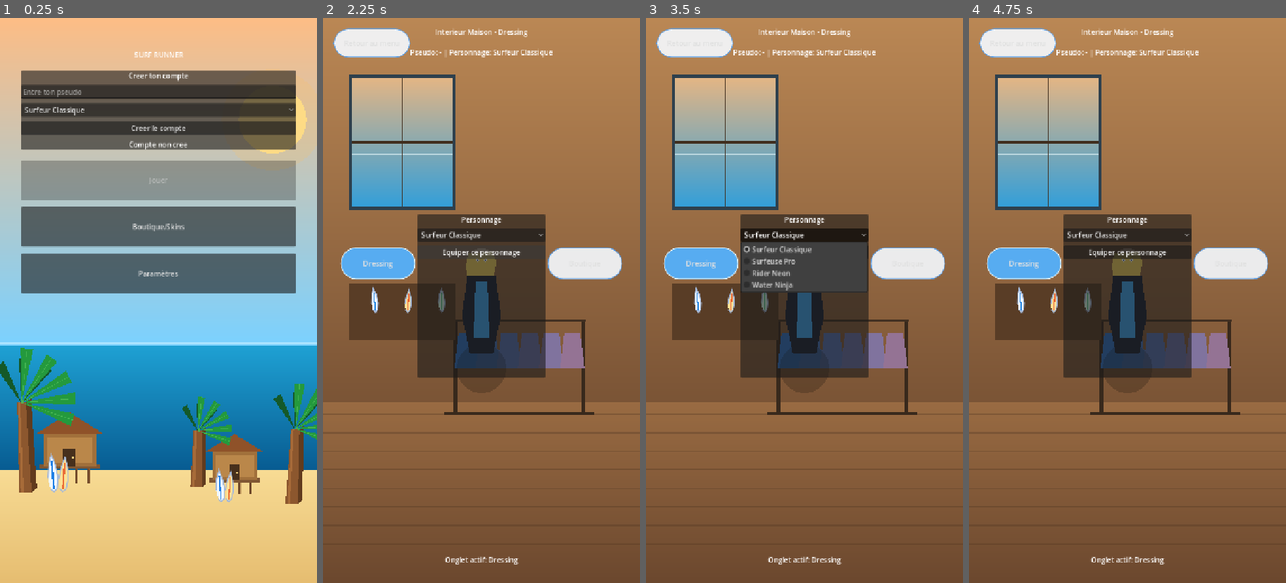
Above: before the commit, frames 1-4 (left to right).
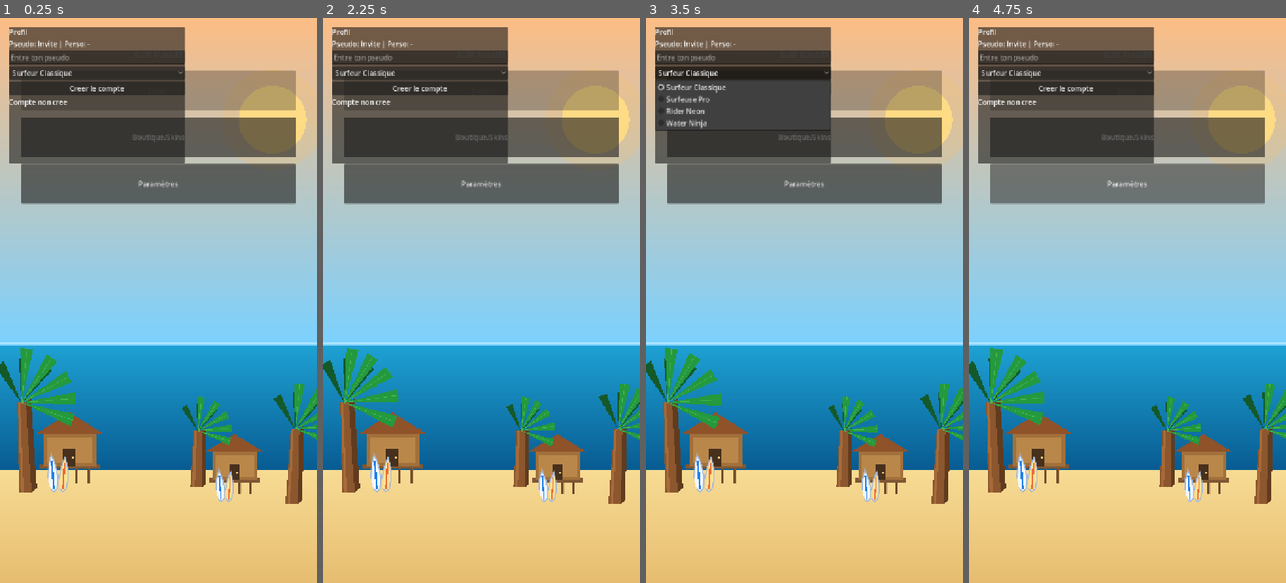
Above: after the commit, the same moments.

Repository: ClemL06/SurfGame
Game: Godot game, scene res://scenes/ui/MainMenu.tscn
The game is run twice, just before and just after one commit, with the same random seed, the same clock (stepped at 60 frames per second) and the same inputs.
Inputs (mouse positions are in pixels of both pictures, inside the frame that each line leads up to):
- Up to frame 1 (0.25 s): no input
- Up to frame 2 (2.25 s): click "Surfeur Classique" at 0.5 s; click "Creer le compte" at 1.25 s; click "Boutique/Skins" at 2 s
- Up to frame 3 (3.5 s): click "Surfeur Classique" at 2.75 s
- Up to frame 4 (4.75 s): click (1127, 249) at 3.5 s, where only the run before the commit has a clickable "Equiper ce personnage"; click (1127, 181) at 4.25 s, where only the run after the commit has a clickable "Paramètres"

The runs differ from the first frame. In frame 1, 33% of the frame differs, in the area x 2-94%, y 1-49%; in frame 2, 97%, in the area x 0-100%, y 0-100%; in frame 3, 97%; in frame 4, 97%.

Commit message:
coin + profil

Diff:
--- a/nouveau-projet-de-jeu/scenes/ui/MainMenu.tscn
+++ b/nouveau-projet-de-jeu/scenes/ui/MainMenu.tscn
@@ -35,39 +35,6 @@
 [node name="Title" type="Label" parent="SafeArea/Margin/VBox"]
 layout_mode = 2
 text = "SURF RUNNER"
-horizontal_alignment = 1
-
-[node name="AccountPanel" type="PanelContainer" parent="SafeArea/Margin/VBox"]
-layout_mode = 2
-size_flags_horizontal = 3
-
-[node name="AccountVBox" type="VBoxContainer" parent="SafeArea/Margin/VBox/AccountPanel"]
-layout_mode = 2
-theme_override_constants/separation = 10
-
-[node name="AccountTitle" type="Label" parent="SafeArea/Margin/VBox/AccountPanel/AccountVBox"]
-layout_mode = 2
-text = "Creer ton compte"
-horizontal_alignment = 1
-
-[node name="PseudoInput" type="LineEdit" parent="SafeArea/Margin/VBox/AccountPanel/AccountVBox"]
-unique_name_in_owner = true
-layout_mode = 2
-placeholder_text = "Entre ton pseudo"
-
-[node name="CharacterOption" type="OptionButton" parent="SafeArea/Margin/VBox/AccountPanel/AccountVBox"]
-unique_name_in_owner = true
-layout_mode = 2
-
-[node name="CreateAccountButton" type="Button" parent="SafeArea/Margin/VBox/AccountPanel/AccountVBox"]
-unique_name_in_owner = true
-layout_mode = 2
-text = "Creer le compte"
-
-[node name="AccountStatus" type="Label" parent="SafeArea/Margin/VBox/AccountPanel/AccountVBox"]
-unique_name_in_owner = true
-layout_mode = 2
-text = "Compte non cree"
 horizontal_alignment = 1
 
 [node name="Buttons" type="VBoxContainer" parent="SafeArea/Margin/VBox"]
@@ -117,3 +84,43 @@
 offset_bottom = 1140.0
 flat = true
 text = ""
+
+[node name="ProfilePanel" type="PanelContainer" parent="."]
+layout_mode = 1
+anchors_preset = 0
+offset_left = 20.0
+offset_top = 20.0
+offset_right = 420.0
+offset_bottom = 330.0
+
+[node name="ProfileVBox" type="VBoxContainer" parent="ProfilePanel"]
+layout_mode = 2
+theme_override_constants/separation = 4
+
+[node name="ProfileTitleLabel" type="Label" parent="ProfilePanel/ProfileVBox"]
+layout_mode = 2
+text = "Profil"
+
+[node name="ProfileInfoLabel" type="Label" parent="ProfilePanel/ProfileVBox"]
+unique_name_in_owner = true
+layout_mode = 2
+text = "Pseudo: - | Perso: -"
+
+[node name="PseudoInput" type="LineEdit" parent="ProfilePanel/ProfileVBox"]
+unique_name_in_owner = true
+layout_mode = 2
+placeholder_text = "Entre ton pseudo"
+
+[node name="CharacterOption" type="OptionButton" parent="ProfilePanel/ProfileVBox"]
+unique_name_in_owner = true
+layout_mode = 2
+
+[node name="CreateAccountButton" type="Button" parent="ProfilePanel/ProfileVBox"]
+unique_name_in_owner = true
+layout_mode = 2
+text = "Creer le compte"
+
+[node name="AccountStatus" type="Label" parent="ProfilePanel/ProfileVBox"]
+unique_name_in_owner = true
+layout_mode = 2
+text = "Compte non cree"
--- a/nouveau-projet-de-jeu/scripts/game/game_level.gd
+++ b/nouveau-projet-de-jeu/scripts/game/game_level.gd
@@ -10,10 +10,12 @@
 var obstacles: Array[Dictionary] = []
 var obstacle_spawn_timer: float = 0.0
 var obstacle_spawn_interval: float = 1.5
+var coins: Array[Dictionary] = []
+var coin_spawn_timer: float = 0.0
+var coin_spawn_interval: float = 1.2
 var xp: int = 0
 var surfcoin: int = 0
 var xp_timer: float = 0.0
-var surfcoin_timer: float = 0.0
 
 var hud: HUD
 var pause_menu: PauseMenu
@@ -54,7 +56,9 @@
 
 	_update_surfer_controls(delta)
 	_update_obstacles(delta)
+	_update_coins(delta)
 	_check_obstacle_collisions()
+	_collect_coins()
 	_update_rewards(delta)
 
 	# Score simple (temps). Toi peut remplacer par distance plus tard.
@@ -67,12 +71,6 @@
 		xp_timer -= 10.0
 		xp += 1
 		hud.set_xp(xp)
-
-	surfcoin_timer += delta
-	while surfcoin_timer >= 3.0:
-		surfcoin_timer -= 3.0
-		surfcoin += 1
-		hud.set_surfcoin(surfcoin)
 
 func _draw() -> void:
 	var size: Vector2 = get_viewport_rect().size
@@ -109,6 +107,7 @@
 	var board_angle := (surfer_velocity.x / surfer_speed) * 0.25 + sin(surf_time * 1.7) * 0.05
 	_draw_surfer(surfer_position + surfer_bob, board_angle)
 	_draw_obstacles()
+	_draw_coins()
 
 func _update_surfer_controls(delta: float) -> void:
 	var size := get_viewport_rect().size
@@ -141,6 +140,37 @@
 	obstacles = obstacles.filter(func(obstacle: Dictionary) -> bool:
 		return obstacle["position"].x > -140.0
 	)
+
+func _update_coins(delta: float) -> void:
+	var size := get_viewport_rect().size
+	coin_spawn_timer += delta
+	if coin_spawn_timer >= coin_spawn_interval:
+		coin_spawn_timer = 0.0
+		_spawn_coin(size)
+		coin_spawn_interval = randf_range(0.9, 1.6)
+
+	for coin in coins:
+		var pos: Vector2 = coin["position"]
+		pos.x -= coin["speed"] * delta
+		pos.y += sin(surf_time * coin["bob_speed"] + coin["phase"]) * coin["bob_amp"] * delta
+		coin["position"] = pos
+
+	coins = coins.filter(func(coin: Dictionary) -> bool:
+		return coin["position"].x > -90.0
+	)
+
+func _spawn_coin(size: Vector2) -> void:
+	var water_min_y := size.y * 0.50
+	var water_max_y := size.y * 0.84
+	var pos := Vector2(size.x + randf_range(80.0, 220.0), randf_range(water_min_y, water_max_y))
+	coins.append({
+		"position": pos,
+		"radius": 14.0,
+		"speed": randf_range(185.0, 285.0),
+		"phase": randf() * TAU,
+		"bob_amp": randf_range(10.0, 24.0),
+		"bob_speed": randf_range(2.2, 4.1)
+	})
 
 func _spawn_obstacle(size: Vector2) -> void:
 	var obstacle_type := "shark" if randf() < 0.45 else "jellyfish"
@@ -177,6 +207,16 @@
 		else:
 			_draw_jellyfish(pos)
 
+func _draw_coins() -> void:
+	for coin in coins:
+		_draw_coin(coin["position"])
+
+func _draw_coin(pos: Vector2) -> void:
+	draw_circle(pos, 14.0, Color(0.96, 0.76, 0.18))
+	draw_circle(pos, 10.5, Color(0.99, 0.88, 0.31))
+	draw_circle(pos + Vector2(-3.0, -3.0), 4.0, Color(1.0, 0.95, 0.55, 0.65))
+	draw_string(ThemeDB.fallback_font, pos + Vector2(-10.0, 5.0), "SC", HORIZONTAL_ALIGNMENT_LEFT, -1.0, 14, Color(0.55, 0.34, 0.07))
+
 func _draw_shark(pos: Vector2) -> void:
 	var body := PackedVector2Array([
 		pos + Vector2(-42.0, 0.0),
@@ -231,6 +271,36 @@
 		if hits_surfer or hits_board:
 			player_died()
 			return
+
+func _collect_coins() -> void:
+	var surfer_collision_center := surfer_position + Vector2(0.0, -16.0)
+	var surfer_radius := 20.0
+
+	var board_angle := (surfer_velocity.x / surfer_speed) * 0.25 + sin(surf_time * 1.7) * 0.05
+	var board_center := surfer_position + Vector2(0.0, 40.0)
+	var board_half_length := 86.0
+	var board_thickness_radius := 9.0
+	var board_axis := Vector2(cos(board_angle), sin(board_angle))
+	var board_start := board_center - board_axis * board_half_length
+	var board_end := board_center + board_axis * board_half_length
+
+	var collected_count: int = 0
+	var remaining: Array[Dictionary] = []
+	for coin in coins:
+		var coin_pos: Vector2 = coin["position"]
+		var coin_radius: float = coin["radius"]
+		var hits_surfer := surfer_collision_center.distance_to(coin_pos) <= (surfer_radius + coin_radius)
+		var coin_to_board := _distance_point_to_segment(coin_pos, board_start, board_end)
+		var hits_board := coin_to_board <= (board_thickness_radius + coin_radius)
+		if hits_surfer or hits_board:
+			collected_count += 1
+		else:
+			remaining.append(coin)
+
+	if collected_count > 0:
+		surfcoin += collected_count
+		hud.set_surfcoin(surfcoin)
+	coins = remaining
 
 func _distance_point_to_segment(point: Vector2, a: Vector2, b: Vector2) -> float:
 	var ab := b - a
--- a/nouveau-projet-de-jeu/scripts/ui/main_menu.gd
+++ b/nouveau-projet-de-jeu/scripts/ui/main_menu.gd
@@ -9,6 +9,7 @@
 @onready var account_status: Label = %AccountStatus
 @onready var left_house_button: Button = %LeftHouseButton
 @onready var right_house_button: Button = %RightHouseButton
+@onready var profile_info_label: Label = %ProfileInfoLabel
 
 func _ready() -> void:
 	set_process(true)
@@ -250,6 +251,24 @@
 			GameManager.selected_character_index + 1
 		]
 		create_account_button.text = "Mettre a jour le compte"
+		profile_info_label.text = "Pseudo: %s | Perso: %s" % [
+			GameManager.player_pseudo,
+			_character_name_from_index(GameManager.selected_character_index)
+		]
 	else:
 		account_status.text = "Compte non cree"
 		create_account_button.text = "Creer le compte"
+		profile_info_label.text = "Pseudo: Invite | Perso: -"
+
+func _character_name_from_index(character_index: int) -> String:
+	match character_index:
+		0:
+			return "Surfeur Classique"
+		1:
+			return "Surfeuse Pro"
+		2:
+			return "Rider Neon"
+		3:
+			return "Water Ninja"
+		_:
+			return "Inconnu"
